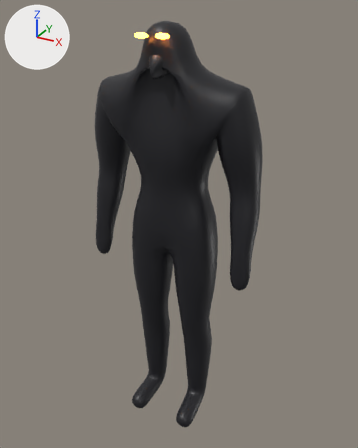
Before and after pictures for a commit that changed the glTF model prototypes/band/models/drums.glb.
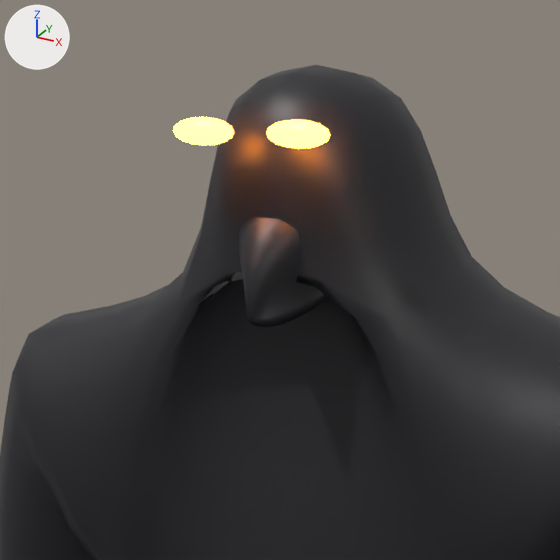
Each version appears first whole from a camera (50 mm lens) standing at (0.971, -1.726, 1.848) and looking at (0.015, 0.012, 0.979), and next in a close-up on the part from 27% to 62% of the width and 1% to 29% of the height. Lighting does not change. The marker at upper left points along +X, +Y and +Z. The first two pictures are the older version. Vertices at exactly the same position are counted once.

The first close-up shows 'drums'.
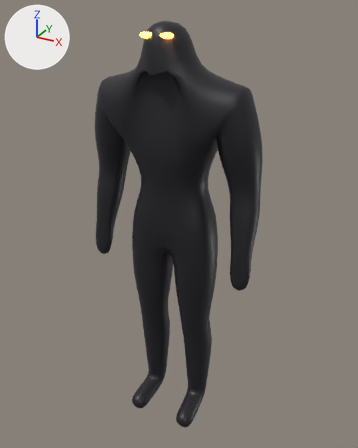
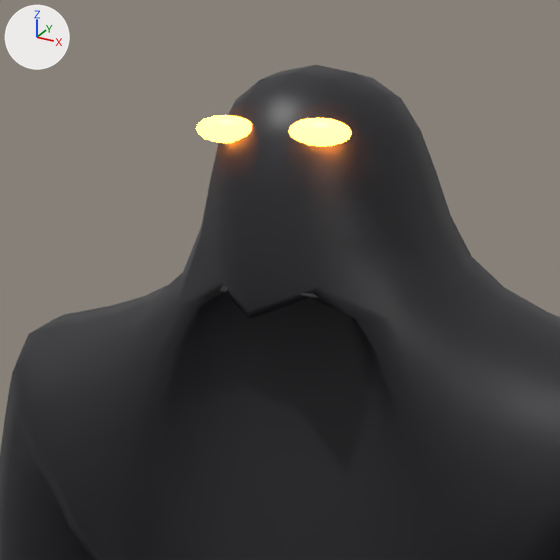
Where the change shows, as pixel boxes (x1, y1, x2, y2) in the close-ups (560 x 560 px; the box of a moved part takes in the faces that stretch with it):
part 1 of me_drums, moved or reshaped: before (266, 119, 330, 149); after (289, 118, 351, 146)
part 2 of me_drums, moved or reshaped: before (173, 117, 234, 145); after (196, 115, 252, 143)
part 3 of me_drums, built on: before (173, 137, 356, 400); after (173, 138, 356, 400)

Edits to the bpy script that builds the scene:
```text
Change me_drums:
    used by ob_drums; location = (0.0, 0.0, 0.0)
    remove me_drums.from_pydata(...)  # 3264 vertices, 6512 faces; spans x -0.38..0.38, y -0.17..0.11, z 0.01..1.8
    add me_drums.from_pydata(...)  # 3086 vertices, 6160 faces; spans x -0.38..0.38, y -0.17..0.11, z 0.01..1.8
    me_drums part 1: the loose piece of 86 vertices spanning x 0.01..0.07, y -0.17..-0.15, z 1.74..1.77 is moved by (0.0, 0.03, 0.0)
    me_drums part 2: the loose piece of 86 vertices spanning x -0.07..-0.01, y -0.17..-0.15, z 1.74..1.77 is moved by (0.0, 0.03, 0.0)
    me_drums part 3
    178 vertices are removed from x -0.05..0.05, y -0.17..-0.05, z 1.61..1.71
    384 faces are deleted
    9 vertices in x -0.04..0.04, y -0.13..-0.08, z 1.6..1.66 move by (0.0, -0.01, -0.01)
    6 vertices in x -0.03..0.03, y -0.13..-0.1, z 1.66..1.67 move by (0.0, -0.01, -0.02)
    4 vertices in x -0.02..0.02, y -0.12..-0.08, z 1.64..1.67 move by (0.0, -0.02, -0.02)
    3 vertices move from x 0.0, y -0.16..-0.12, z 1.64..1.71 to x 0.0, y -0.16..-0.14, z 1.64..1.71
    32 new faces join them, mat_drums_dark (black #1d1d22)
```
